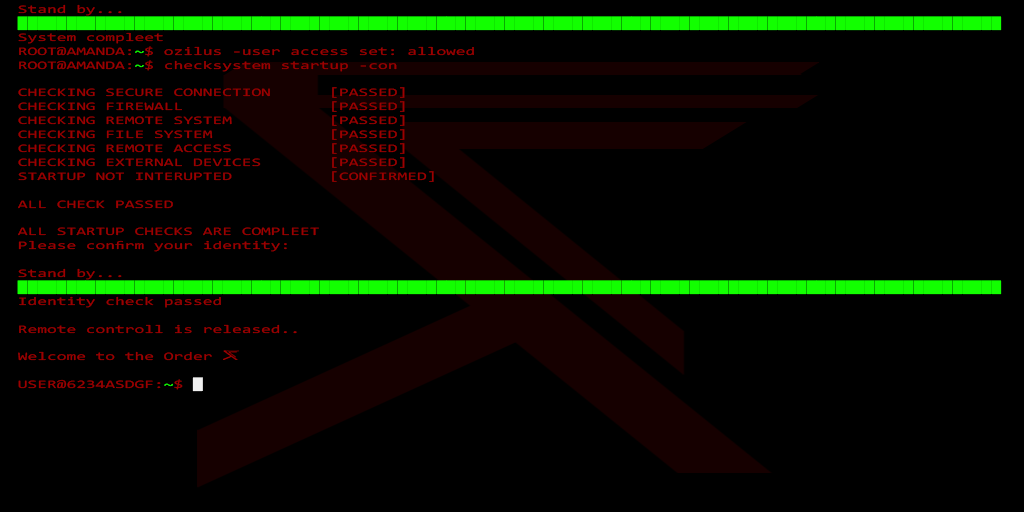
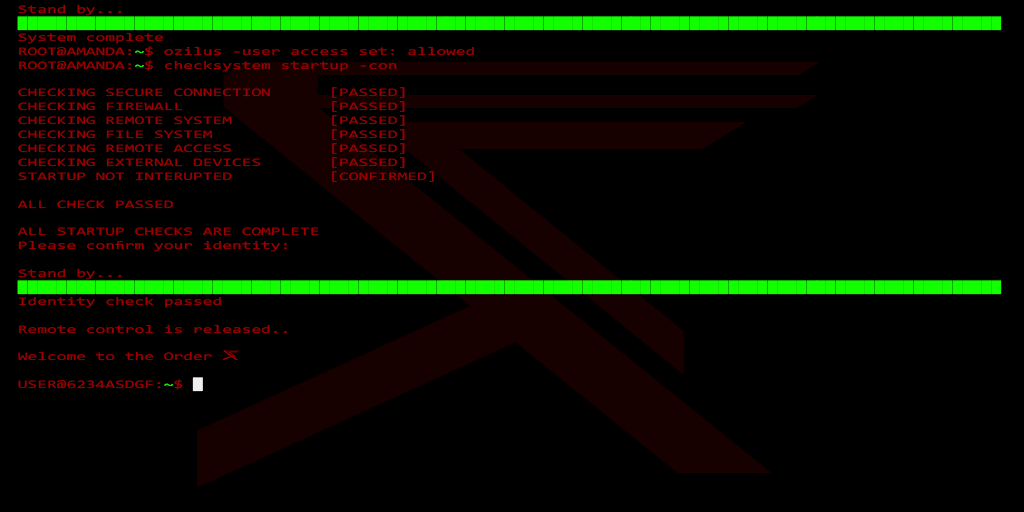
The second 1024x512 image is a revision of the first. Changes to its layers:
painted on "Starting oziLus OS Secure systems Based on Linux Stand by syst" over [144, 33, 319, 334]
